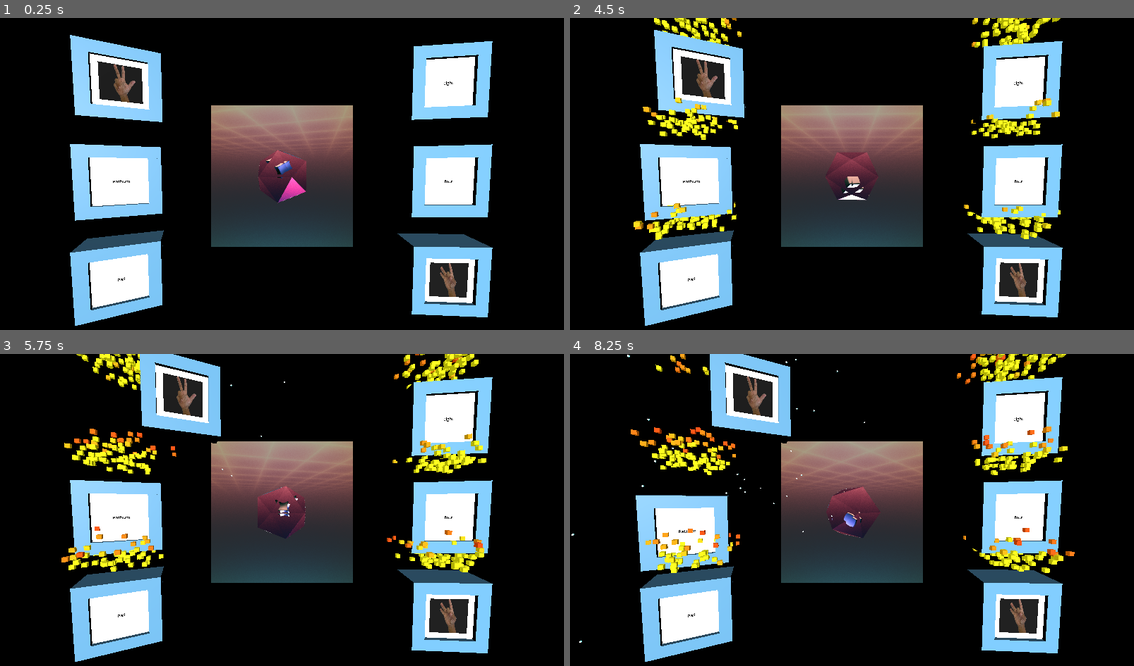
Above: before the commit, frames 1-4 (two rows, left to right).
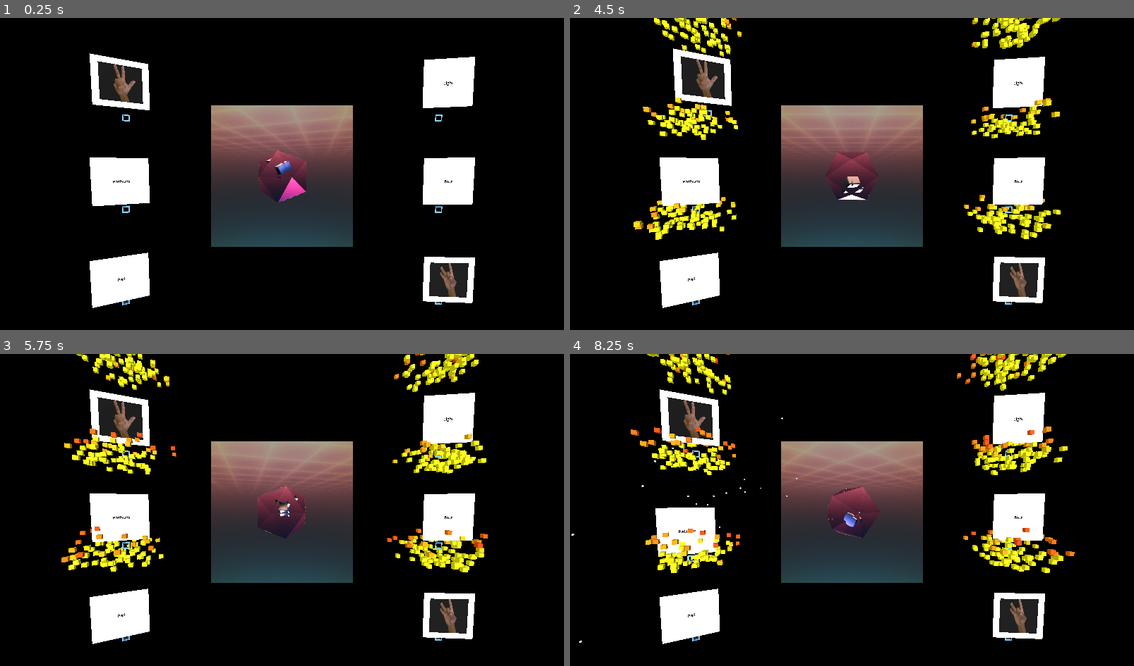
Above: after the commit, the same moments.

Repository: Kakcalu13/Mizo-godot-game
Game: Godot game, scene res://main.tscn
Two runs of this game, one before a commit and one after it. Both use one fixed random seed, a clock stepped at 60 frames per second and the inputs below. The project has no main scene, so this scene is started directly.
Inputs (mouse positions are in pixels of both pictures, inside the frame that each line leads up to):
- Up to frame 1 (0.25 s): no input
- Up to frame 2 (4.5 s): move the mouse to (976, 161) at 0.52 s; press the mouse at (976, 161) at 0.53 s; release the mouse at (976, 161) at 1.25 s; drag from (739, 192) to (823, 239) at 1.27 s; move the mouse to (908, 105) at 2.02 s; press the mouse at (908, 105) at 2.03 s; release the mouse at (908, 105) at 2.75 s; drag from (823, 239) to (682, 127) at 2.77 s; move the mouse to (1021, 223) at 3.52 s; press the mouse at (1021, 223) at 3.53 s; release the mouse at (1021, 223) at 4.25 s; drag from (682, 127) to (767, 96) at 4.27 s
- Up to frame 3 (5.75 s): move the mouse to (310, 513) at 5.02 s; press the mouse at (310, 513) at 5.03 s
- Up to frame 4 (8.25 s): release the mouse at (880, 513) at 5.75 s; drag from (767, 432) to (739, 528) at 5.77 s; move the mouse to (976, 497) at 6.52 s; press the mouse at (976, 497) at 6.53 s; release the mouse at (976, 497) at 7.25 s; drag from (739, 528) to (823, 575) at 7.27 s; move the mouse to (908, 441) at 8.02 s; press the mouse at (908, 441) at 8.03 s

The runs differ from the first frame. In frame 1, 13% of the frame differs, in the area x 12-88%, y 5-99%; in frame 2, 12%; in frame 3, 15%; in frame 4, 15%, in the area x 10-88%, y 0-99%.

Commit message:
added animationplayer

Diff:
--- a/source/numbers/one_module.tscn
+++ b/source/numbers/one_module.tscn
@@ -12,6 +12,9 @@
 script = ExtResource("1_cdpov")
 
 [node name="window" parent="." instance=ExtResource("1_cwvvw")]
+
+[node name="Window" parent="window/window" index="0"]
+transform = Transform3D(0.05, 0, 0, 0, 0.05, 0, 0, 0, 0.05, 0, 0, 0)
 
 [node name="GPUParticles3D" parent="window/window" index="2"]
 amount = 200
@@ -35,6 +38,7 @@
 [connection signal="area_entered" from="." to="." method="_on_area_entered"]
 [connection signal="input_event" from="." to="." method="_on_input_event"]
 [connection signal="mouse_entered" from="." to="." method="_on_mouse_entered"]
+[connection signal="animation_finished" from="window/window/AnimationPlayer" to="." method="_on_animation_player_animation_finished"]
 
 [editable path="window"]
 [editable path="window/window"]
